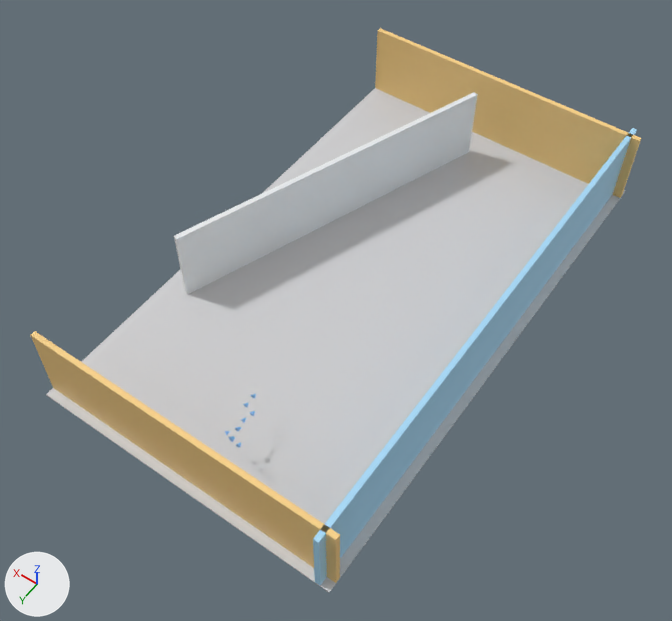
The glTF model outputs/scenes/planevue_video_sample_room_demo.glb: old version first, new version second.
The view is the same before and after, from a 50 mm camera at (-10.7, 10.7, 24.8) aimed at (0.4, -4.9, 0.3). Every picture has the same lights, and +X, +Y and +Z are marked at lower left. The picture after the commit comes second.

Names of what the first picture shows: 'floor_slab', 'wall_cmp_1_generated', 'wall_cmp_2_generated', 'wall_cmp_3_inferred', 'wall_obs_1'.
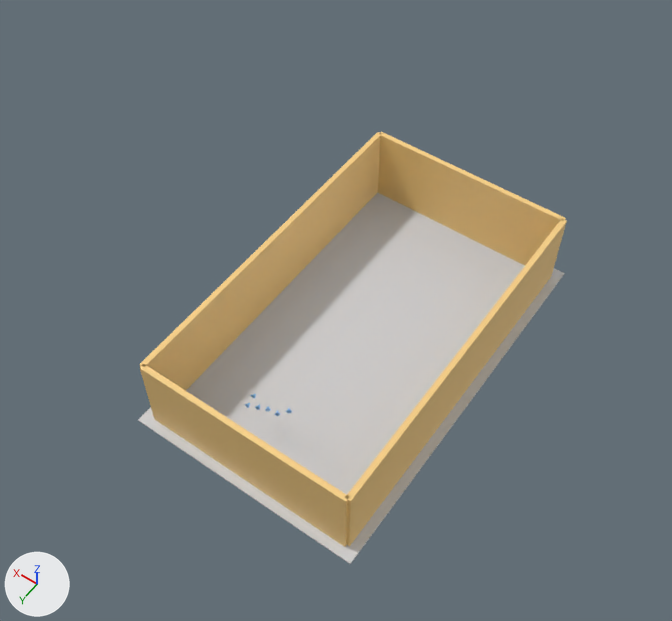
Scene script edits in JSON lines:
```json
{"block": "me_geometry_0", "where": "# used by ob_floor_slab; location = (0.0, 0.0, 0.0)"}
{"op": "remove", "block": "me_geometry_0", "code": "me_geometry_0.from_pydata(...)  # 8 vertices, 12 faces; spans x -5.0..6.0, y -16.0..3.0, z -0.1..0.0"}
{"op": "add", "block": "me_geometry_0", "code": "me_geometry_0.from_pydata(...)  # 8 vertices, 12 faces; spans x -5.0..3.0, y -11.0..2.0, z -0.1..0.0"}
{"block": "me_geometry_0", "change": "me_geometry_0 part 1: the whole mesh is scaled about its middle by (0.727, 0.684, 1), then moved by (-1.5, 2.0, 0.0)"}
{"block": "me_geometry_2", "where": "# used by ob_wall_cmp_1_generated; location = (0.0, 0.0, 0.0)"}
{"op": "remove", "block": "me_geometry_2", "code": "me_geometry_2.from_pydata(...)  # 8 vertices, 12 faces; spans x -5.0..6.0, y -15.69..-15.51, z 0.0..2.8"}
{"op": "add", "block": "me_geometry_2", "code": "me_geometry_2.from_pydata(...)  # 8 vertices, 12 faces; spans x -4.6..2.6, y -10.69..-10.51, z 0.0..2.8"}
{"block": "me_geometry_2", "change": "me_geometry_2 part 2: the whole mesh is scaled about its middle by (0.655, 1, 1), then moved by (-1.5, 5.0, 0.0)"}
{"block": "me_geometry_3", "where": "# used by ob_wall_cmp_2_generated; location = (0.0, 0.0, 0.0)"}
{"op": "remove", "block": "me_geometry_3", "code": "me_geometry_3.from_pydata(...)  # 8 vertices, 12 faces; spans x -5.0..6.0, y 2.51..2.69, z 0.0..2.8"}
{"op": "add", "block": "me_geometry_3", "code": "me_geometry_3.from_pydata(...)  # 8 vertices, 12 faces; spans x -4.6..2.6, y 1.51..1.69, z 0.0..2.8"}
{"block": "me_geometry_3", "change": "me_geometry_3 part 3: the whole mesh is scaled about its middle by (0.655, 1, 1), then moved by (-1.5, -1.0, 0.0)"}
{"block": "me_geometry_4", "where": "# used by ob_wall_cmp_3_inferred; location = (0.0, 0.0, 0.0)"}
{"op": "remove", "block": "me_geometry_4", "code": "me_geometry_4.from_pydata(...)  # 8 vertices, 12 faces; spans x -4.7..-4.5, y -16.0..3.0, z 0.0..2.8"}
{"op": "add", "block": "me_geometry_4", "code": "me_geometry_4.from_pydata(...)  # 8 vertices, 12 faces; spans x -4.7..-4.5, y -10.6..1.6, z 0.0..2.8"}
{"block": "me_geometry_4", "change": "me_geometry_4 part 4: the whole mesh is scaled about its middle by (1, 0.642, 1), then moved by (0.0, 2.0, 0.0)"}
{"block": "me_geometry_4", "change": "me_geometry_4 part 5: 12 faces centred in x -4.7..-4.5, y -16.0..3.0, z 0.0..2.8 are repainted in the vertex colours; the middle colour goes from blue #a8dbf8 to beige #f8d085"}
{"op": "add", "block": "me_geometry_3_1", "code": ["me_geometry_3_1 = bpy.data.meshes.new('geometry_3')", "me_geometry_3_1.from_pydata(...)  # a box spanning x 2.51..2.69, y -10.6..1.6, z 0.0..2.8", "me_geometry_3_1.materials.append(mat_defaultmaterial_003)"]}
{"op": "remove", "block": "ob_wall_obs_1", "code": ["ob_wall_obs_1 = bpy.data.objects.new('wall_obs_1', me_geometry_1)", "ob_wall_obs_1.location = (0.0, 0.0, 0.0)"]}
{"op": "add", "block": "ob_wall_cmp_3_generated", "code": ["ob_wall_cmp_3_generated = bpy.data.objects.new('wall_cmp_3_generated', me_geometry_3_1)", "ob_wall_cmp_3_generated.location = (0.0, 0.0, 0.0)"]}
```

Pixel boxes [x1, y1, x2, y2] of what changed, in the pictures (672 x 621 px; the box of a moved part takes in the faces that stretch with it):
```json
{"object": "floor_slab", "change": "moved, rescaled", "before": [46, 88, 626, 593], "after": [138, 193, 565, 564], "on screen": "26% narrower, 26% shorter"}
{"object": "wall_cmp_1_generated", "change": "moved, rescaled", "before": [375, 28, 641, 198], "after": [378, 132, 566, 265]}
{"object": "wall_cmp_2_generated", "change": "moved, rescaled", "before": [31, 331, 340, 583], "after": [140, 364, 349, 547], "on screen": "32% narrower, 27% shorter"}
{"object": "wall_obs_1", "change": "deleted", "before": [174, 92, 478, 294]}
{"object": "wall_cmp_3_inferred", "change": "recoloured, moved, rescaled", "before": [313, 128, 637, 585], "after": [347, 220, 567, 546], "on screen": "32% narrower, 29% shorter"}
{"object": "wall_cmp_3_generated", "change": "added", "after": [139, 132, 381, 391]}
{"part": 4, "of": "me_geometry_4", "change": "moved or reshaped", "before": [313, 128, 637, 585], "after": [347, 220, 567, 546]}
{"part": 5, "of": "me_geometry_4", "change": "recoloured", "before": [313, 128, 637, 585], "after": [347, 220, 567, 546]}
```
